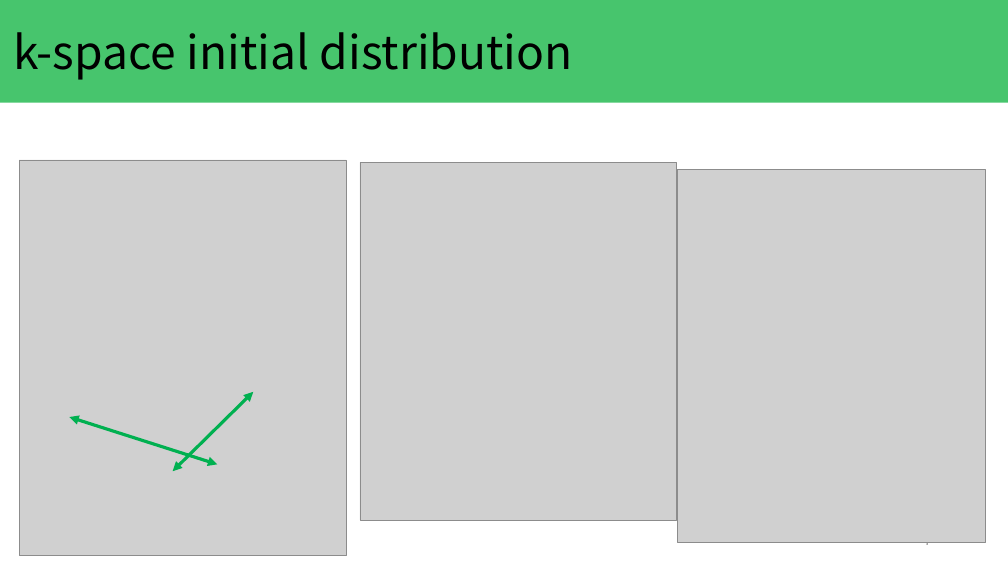
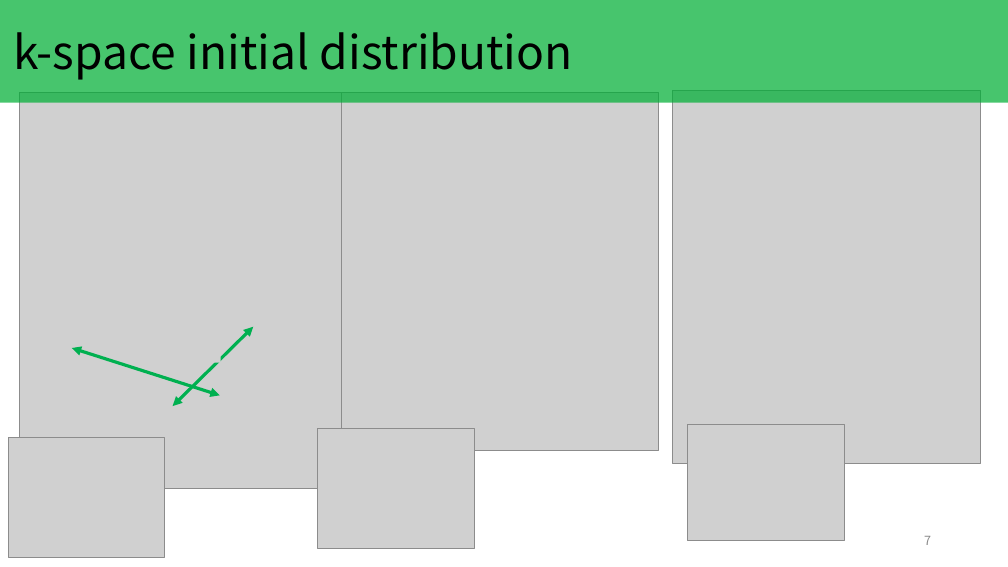
Before and after one commit to KeitoKubo/MonteCarlo-simulation-with-Fermi-degeneracy, a slide deck: slide 7 of presentation/kubo_20231129.pptx. Drawn at 1008x567 pixels with LibreOffice and Linux fonts; fonts in the diff are those of the drawing; grey boxes stand for pictures. Boxes give left, top, right and bottom in pixels: in the first picture for what was removed or moved away, otherwise in the second. Text is boxed around its words. In the diff, an @@ line names an element or a change of style, - is before the commit and + after.

```diff
--- a/presentation/kubo_20231129.pptx
+++ b/presentation/kubo_20231129.pptx
@@ picture: place and size @@
-picture at [19, 160, 346, 556]
+picture at [19, 92, 346, 488]
@@ picture: place and size @@
-picture at [360, 163, 677, 520]
+picture at [342, 92, 659, 450]
@@ picture: place and size @@
-picture at [678, 169, 985, 542]
+picture at [673, 91, 980, 464]
@@ picture added at [220, 214, 455, 390] @@
@@ double arrow moved from (253, 392) - (172, 471) to (253, 327) - (172, 406) @@
@@ double arrow moved from (70, 417) - (218, 464) to (72, 348) - (220, 395) @@
@@ picture added at [156, 337, 221, 363] @@
@@ picture removed at [147, 406, 212, 432] @@
@@ picture added at [8, 438, 165, 557] @@
@@ picture added at [318, 429, 475, 548] @@
@@ picture added at [687, 424, 845, 541] @@
```
Also in this commit, not shown: 4 other slides changed, 1 slide added, 1 slide removed, 14 other files.
